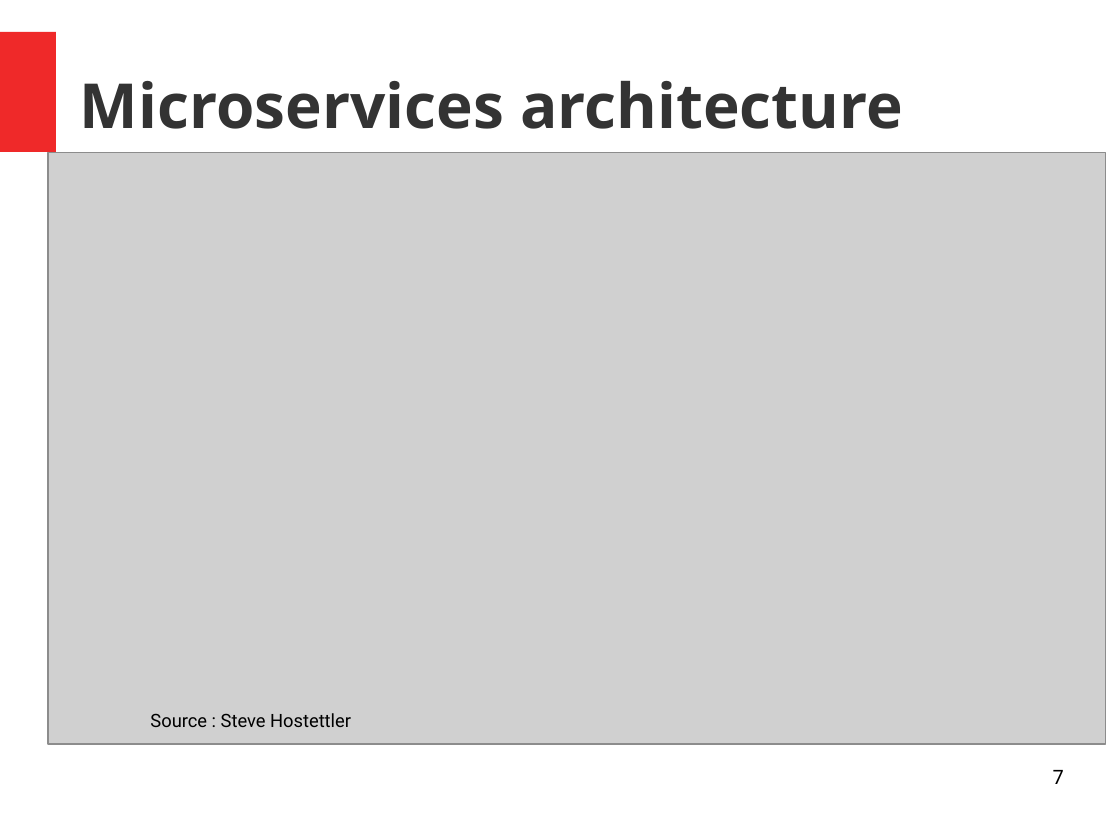
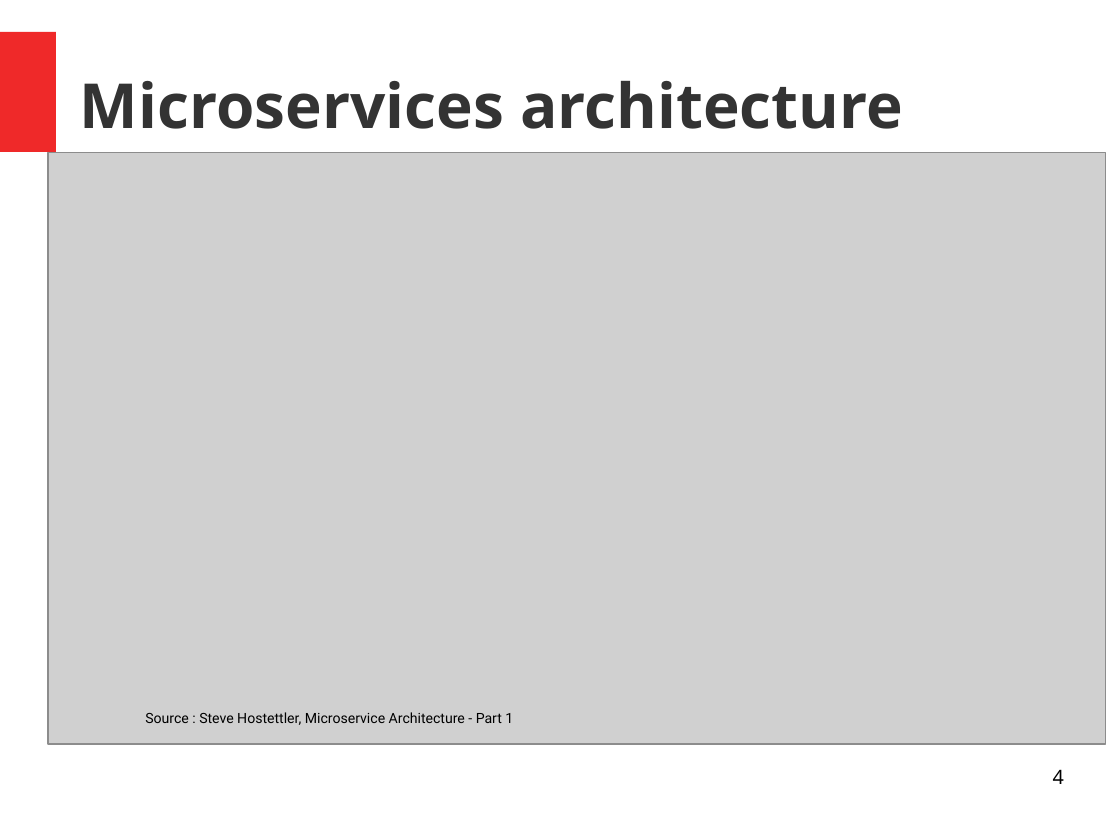
Before and after one commit to unige-pinfo-2019/PInfo3, a slide deck: slide 4 of Docs/Presentations/pres2.odp (slide 7 before the commit). Drawn at 1120x840 pixels with LibreOffice and Linux fonts; fonts in the diff are those of the drawing; grey boxes stand for pictures. Boxes give left, top, right and bottom in pixels: in the first picture for what was removed or moved away, otherwise in the second. Text is boxed around its words. In the diff, an @@ line names an element or a change of style, - is before the commit and + after.

```diff
--- a/Docs/Presentations/pres2.odp
+++ b/Docs/Presentations/pres2.odp
@@ text at box(145, 712, 513, 725): text changed; size 13 to 10 pt @@
-Source : Steve Hostettler
+Source : Steve Hostettler, Microservice Architecture - Part 1
@@ page number at box(1053, 769, 1064, 784): text changed @@
-7
+4
```
Also in this commit, not shown: 1 other slide changed, 1 slide added, 1 other file.
